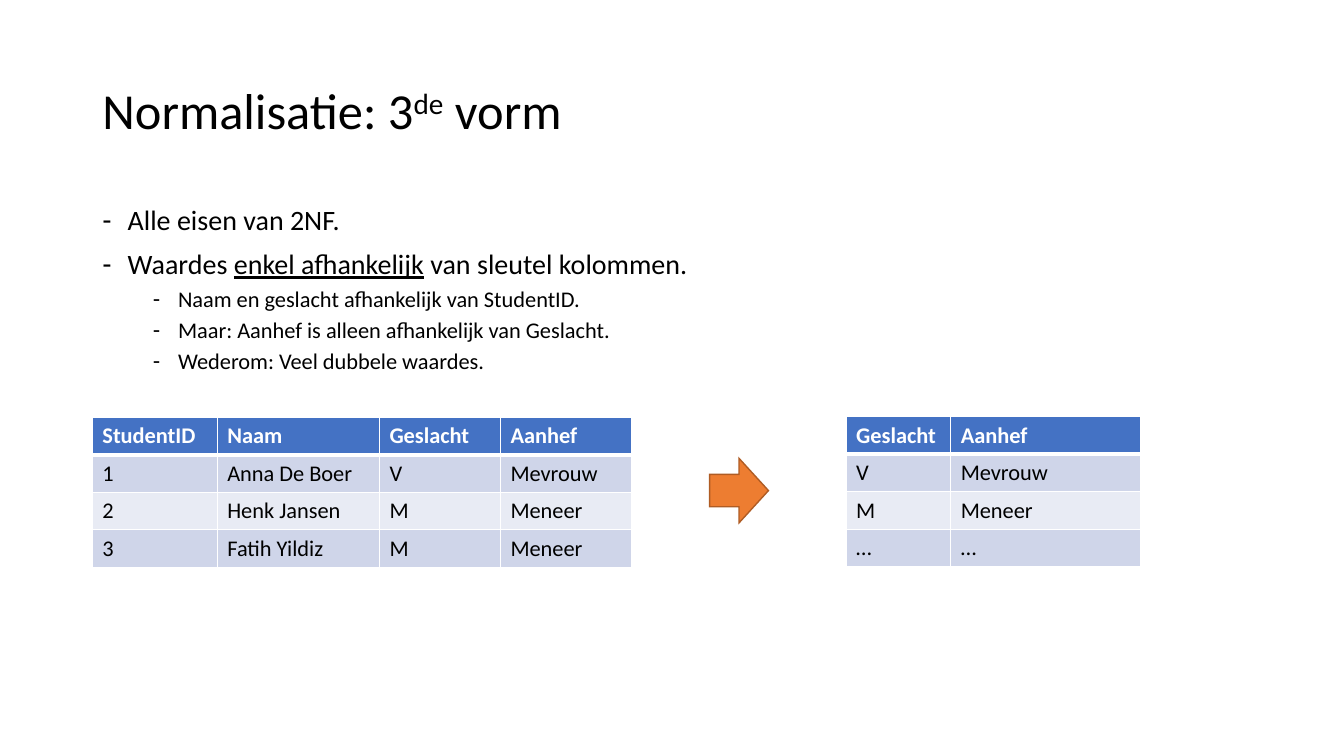
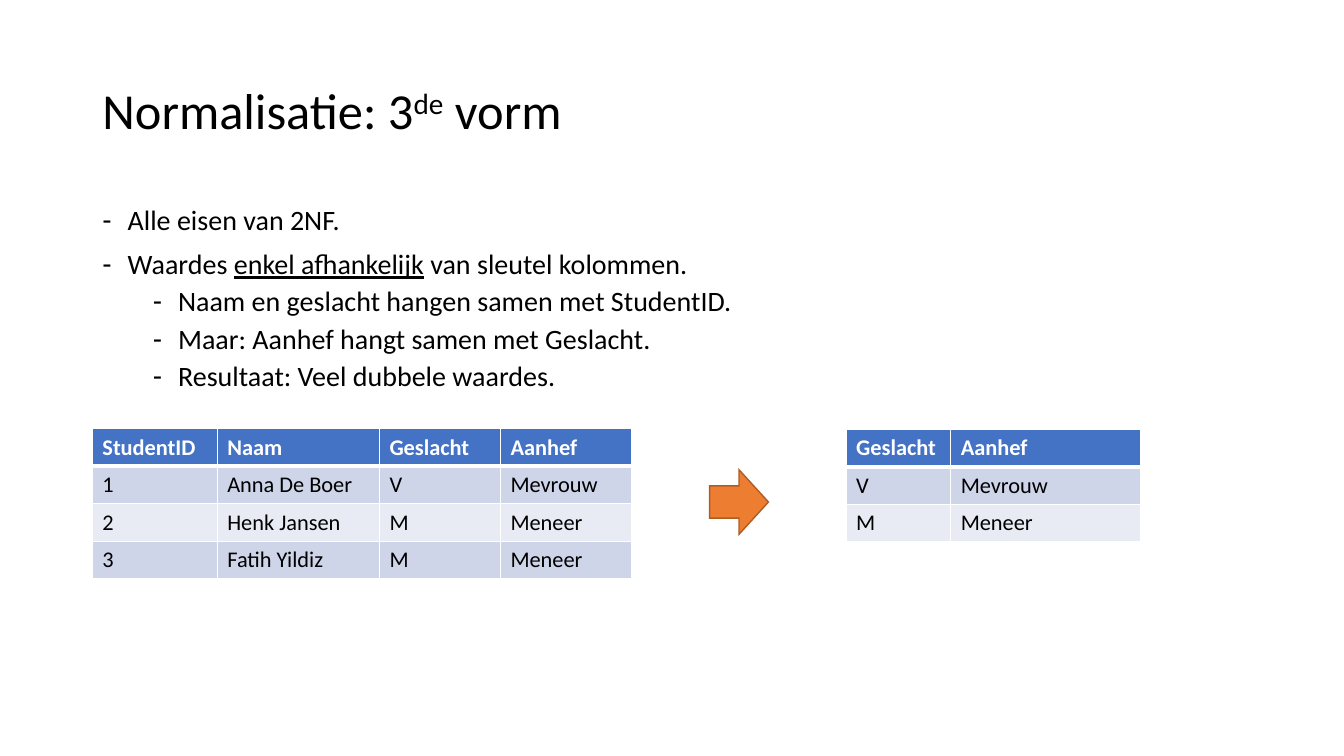
Before and after one commit to LFKoning/knowledge-sharing, a slide deck: slide 51 of sql/sql_introductie.pptx (slide 46 before the commit). Drawn at 1344x756 pixels with LibreOffice and Linux fonts; fonts in the diff are those of the drawing. Boxes give left, top, right and bottom in pixels: in the first picture for what was removed or moved away, otherwise in the second. Text is boxed around its words. In the diff, an @@ line names an element or a change of style, - is before the commit and + after.

```diff
--- a/sql/sql_introductie.pptx
+++ b/sql/sql_introductie.pptx
@@ text at box(178, 291, 731, 387): text changed; size 16 to 20 pt @@
-  – Naam en geslacht afhankelijk van StudentID.
-  – Maar: Aanhef is alleen afhankelijk van Geslacht.
-  – Wederom: Veel dubbele waardes.
+  – Naam en geslacht hangen samen met StudentID.
+  – Maar: Aanhef hangt samen met Geslacht.
+  – Resultaat: Veel dubbele waardes.
@@ table: place and size @@
-table at box(93, 417, 632, 566)
+table at box(93, 429, 632, 577)
@@ table at box(846, 430, 1140, 540) @@
-row 4: … | …
@@ table: place and size @@
-table at box(846, 416, 1140, 565)
+table at box(846, 430, 1140, 540)
@@ right arrow: place and size @@
-right arrow at box(710, 459, 768, 523)
+right arrow at box(710, 470, 768, 534)
```
Also in this commit, not shown: 48 other slides changed, 8 slides added, 2 slides removed.
